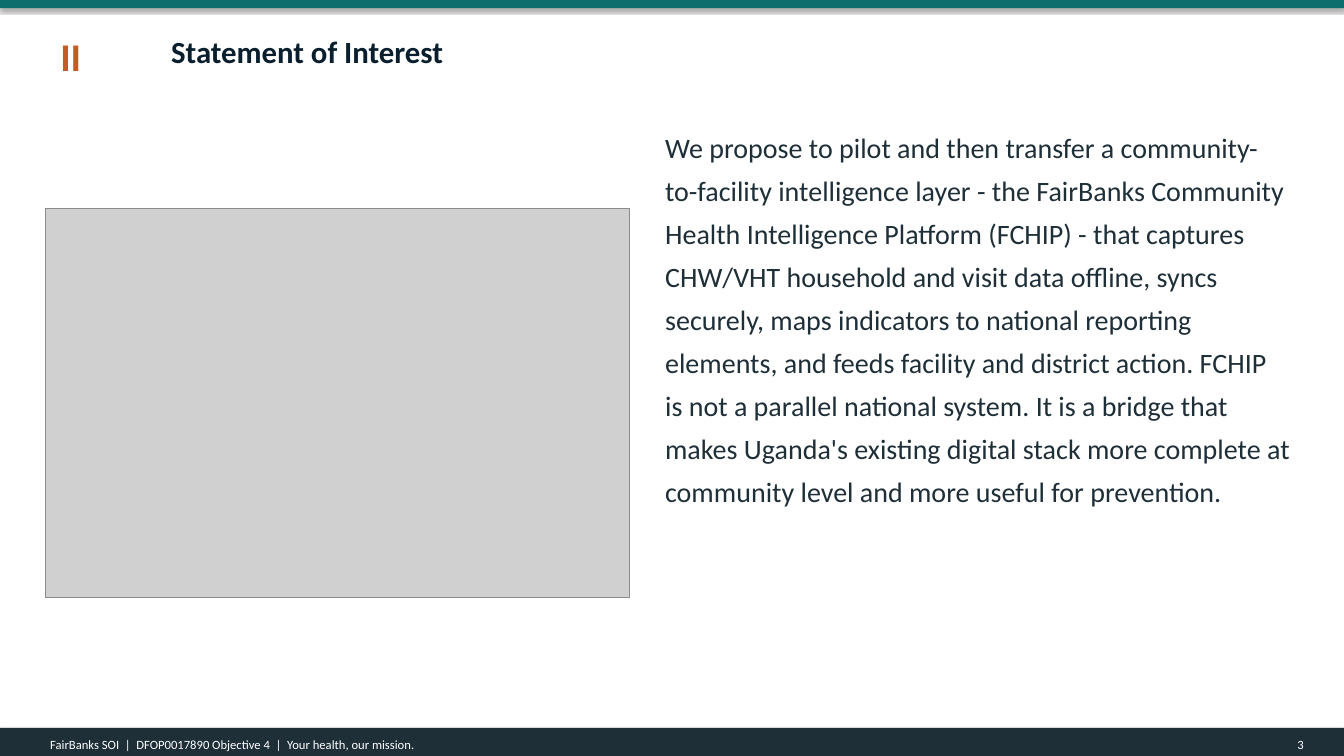
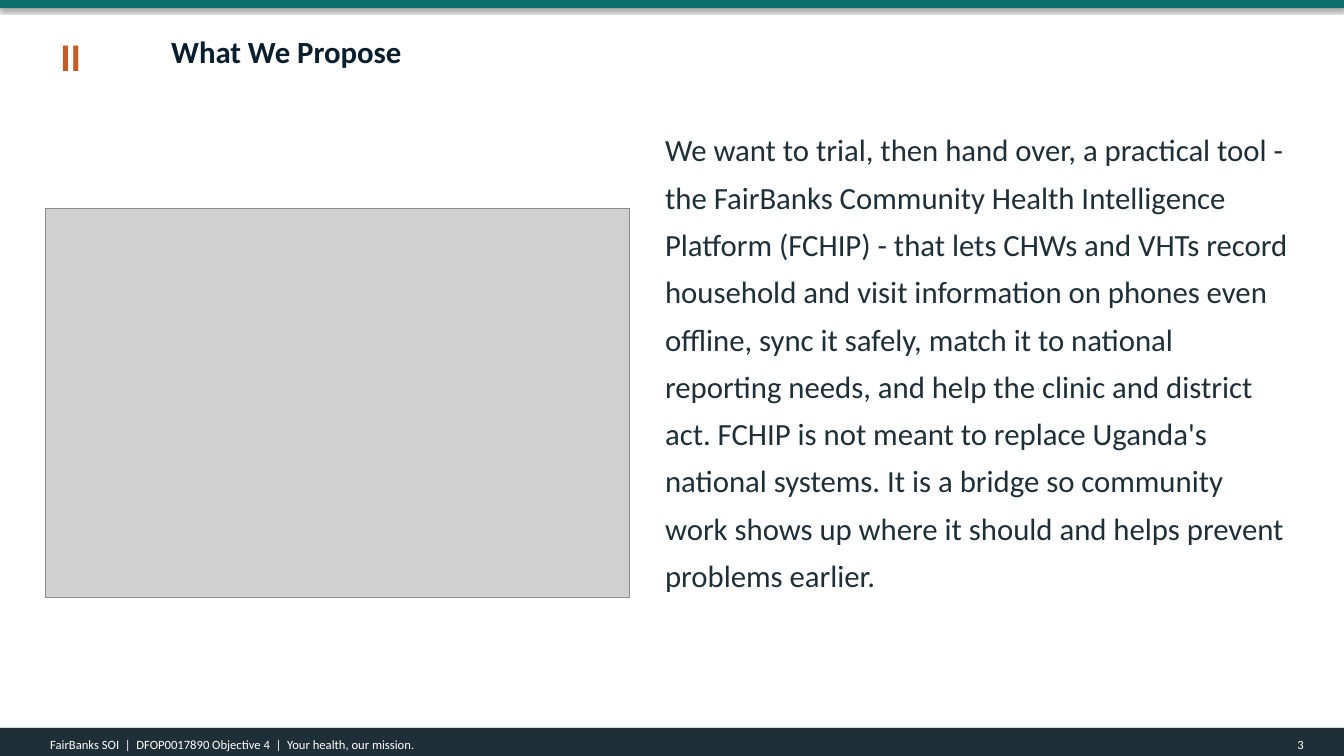
Before and after one commit to WASSWA2624/fairbanks, a slide deck: slide 3 of applications/dos-uganda/documents/dos-uganda_ppt.pptx. Drawn at 1344x756 pixels with LibreOffice and Linux fonts; fonts in the diff are those of the drawing; grey boxes stand for pictures. Boxes give left, top, right and bottom in pixels: in the first picture for what was removed or moved away, otherwise in the second. Text is boxed around its words. In the diff, an @@ line names an element or a change of style, - is before the commit and + after.

Commit message:
Update build_dos-uganda_docs.py and associated documents to reflect revised project title and narrative content for the Uganda Health System MOU (DFOP0017890). Enhance clarity and consistency across Word, PDF, and PowerPoint formats by streamlining language and ensuring alignment with new objectives focused on interoperability and government ownership. Adjust cost share descriptions and improve overall document coherence.

```diff
--- a/applications/dos-uganda/documents/dos-uganda_ppt.pptx
+++ b/applications/dos-uganda/documents/dos-uganda_ppt.pptx
@@ text at bbox=[171, 41, 401, 68]: text changed @@
-Statement of Interest
+What We Propose
@@ text at bbox=[665, 139, 1287, 592]: text changed; size 20 to 22 pt @@
-We propose to pilot and then transfer a community-to-facility intelligence layer - the FairBanks Community Health Intelligence Platform (FCHIP) - that captures CHW/VHT household and visit data offline, syncs securely, maps indicators to national reporting elements, and feeds facility and district action. FCHIP is not a parallel national system. It is a bridge that makes Uganda's existing digital stack more complete at community level and more useful for prevention.
+We want to trial, then hand over, a practical tool - the FairBanks Community Health Intelligence Platform (FCHIP) - that lets CHWs and VHTs record household and visit information on phones even offline, sync it safely, match it to national reporting needs, and help the clinic and district act. FCHIP is not meant to replace Uganda's national systems. It is a bridge so community work shows up where it should and helps prevent problems earlier.
```
Also in this commit, not shown: 10 other slides changed, 3 other files.
